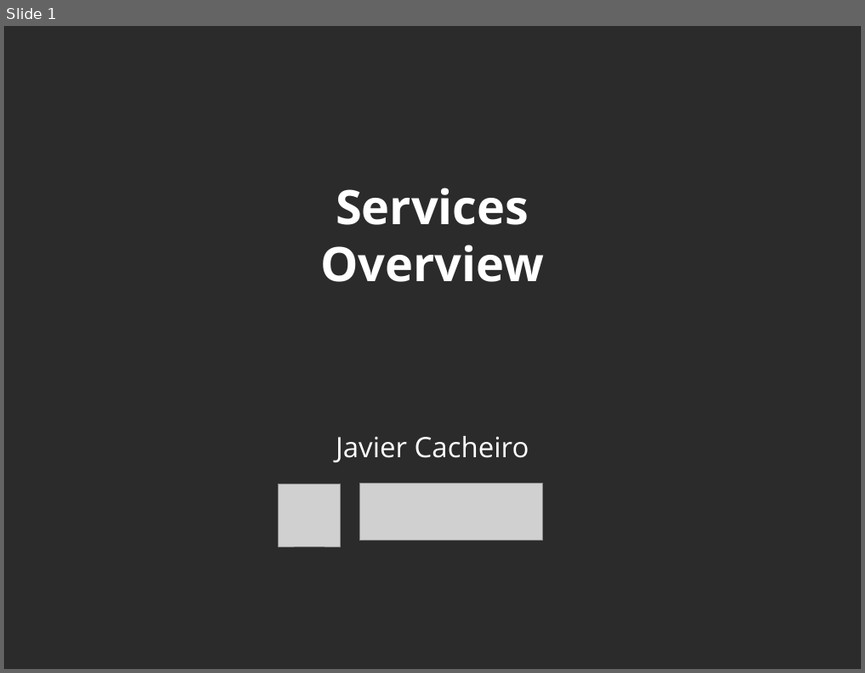
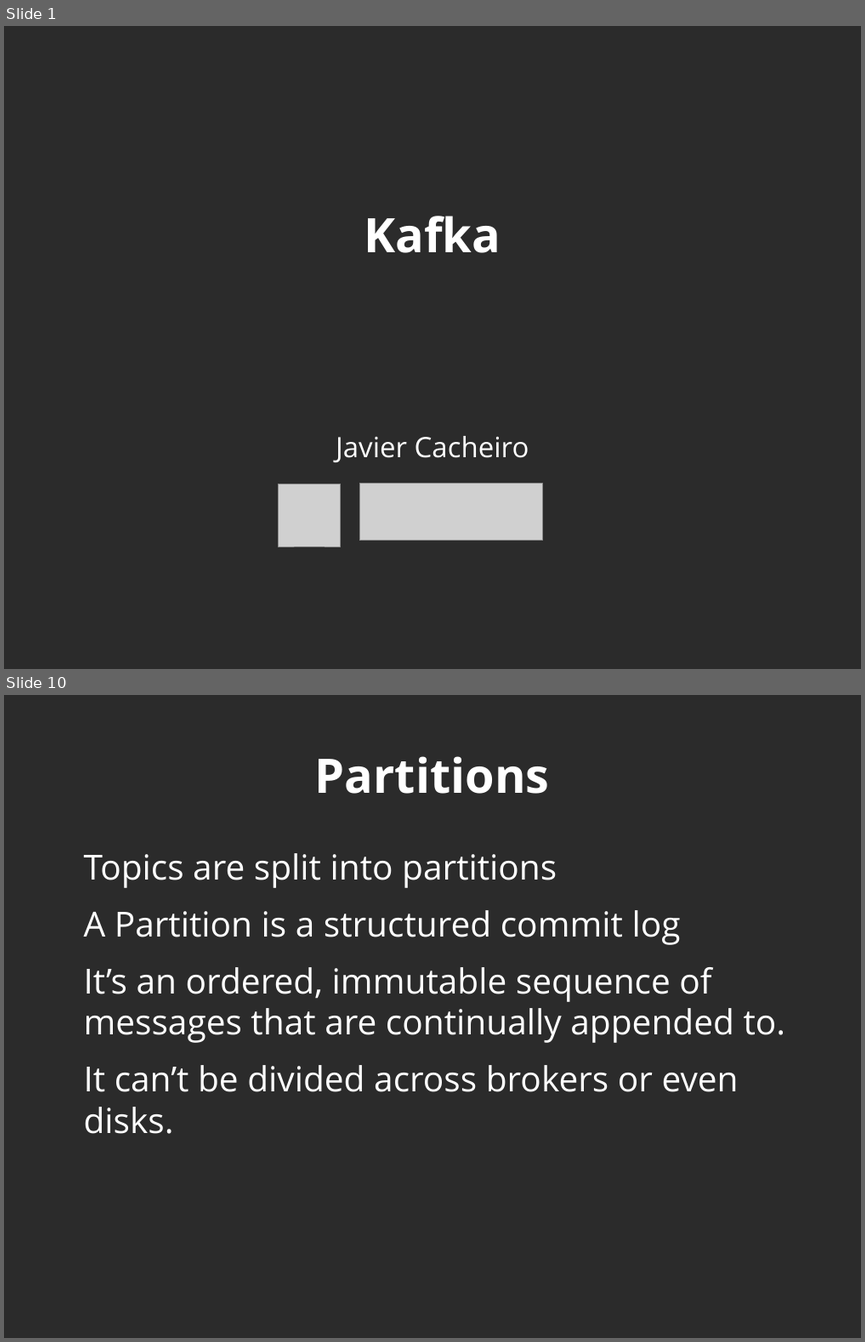
Before and after one commit to javicacheiro/pyspark_course, a slide deck: supplementary/kafka/unit_1_basic_concepts.odp. Shown one above the other, each under a label of ours: slide 1 before the commit, slides 1 and 10 after it; the slides between them are not shown. The pictures are 865x673 and 865x1342 pixels, drawn with LibreOffice and Linux fonts; fonts in the diff are those of the drawing; grey boxes stand for pictures; background and template pictures are left out; a plain dark background stands for a picture behind light text. Boxes give left, top, right and bottom in pixels: in the first picture for what was removed or moved away, otherwise in the second. Text is boxed around its words. In the diff, an @@ line names an element or a change of style, - is before the commit and + after.

Commit message:
kafka concepts

```diff
--- a/supplementary/kafka/unit_1_basic_concepts.odp
+++ b/supplementary/kafka/unit_1_basic_concepts.odp
@@ slide 10 added at (x1=4, y1=695, x2=861, y2=1338), background picture (left out) @@
@@ title added at (x1=315, y1=756, x2=550, y2=794), 44 pt, text #FFFFFF, bold @@
+Partitions
@@ text added at (x1=84, y1=853, x2=786, y2=1134), 32 pt, text #FFFFFF @@
+Topics are split into partitions
+A Partition is a structured commit log
+It’s an ordered, immutable sequence of messages that are continually appended to.
+It can’t be divided across brokers or even disks.
@@ slide 1 changed as well @@
@@ title at (x1=364, y1=216, x2=500, y2=253): text changed @@
-Services
-Overview
+Kafka
```
Also in this commit, not shown: 50 other slides added, 25 slides removed, 1 other file.
